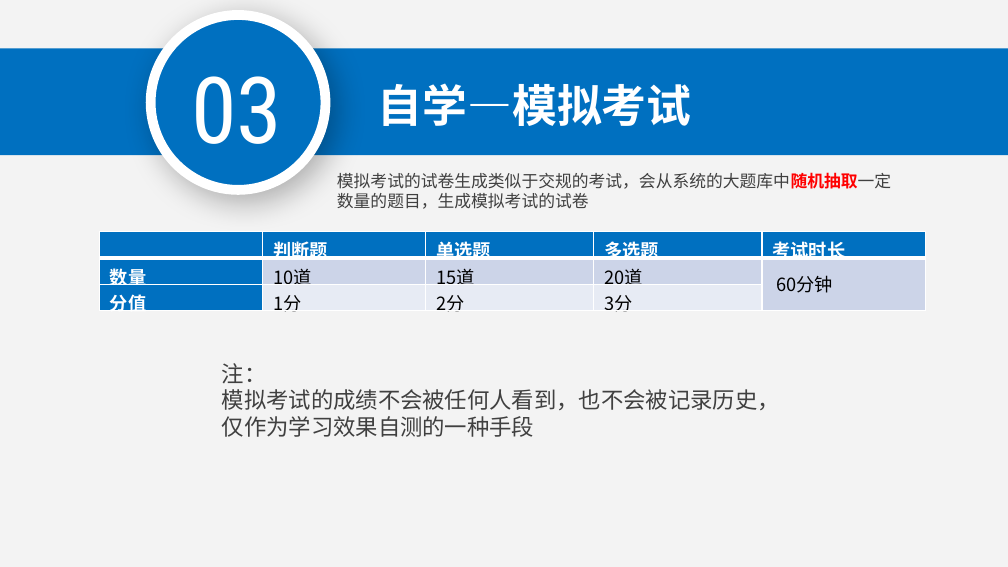
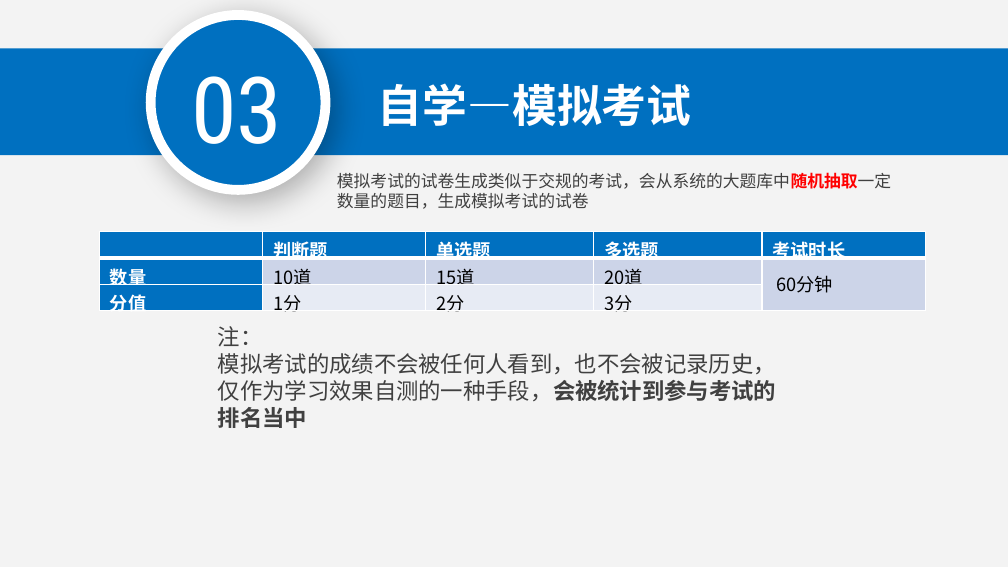
Before and after one commit to marstrip/police-office-testing, a slide deck: slide 10 of Doc/交付文档/培训.pptx. Drawn at 1008x567 pixels with LibreOffice and Linux fonts; fonts in the diff are those of the drawing; background and template pictures are left out. Boxes give left, top, right and bottom in pixels: in the first picture for what was removed or moved away, otherwise in the second. Text is boxed around its words. In the diff, an @@ line names an element or a change of style, - is before the commit and + after.

Commit message:
update doc for ppt

```diff
--- a/Doc/交付文档/培训.pptx
+++ b/Doc/交付文档/培训.pptx
@@ text "注：": place and size @@
-text "注：" at [222, 363, 780, 437]
+text "注：" at [218, 326, 776, 428]
@@ text at [218, 353, 776, 428]: text changed @@
-模拟考试的成绩不会被任何人看到，也不会被记录历史，仅作为学习效果自测的一种手段
+模拟考试的成绩不会被任何人看到，也不会被记录历史，仅作为学习效果自测的一种手段，会被统计到参与考试的排名当中
```
Also in this commit, not shown: 7 other slides changed, 7 slides added.
